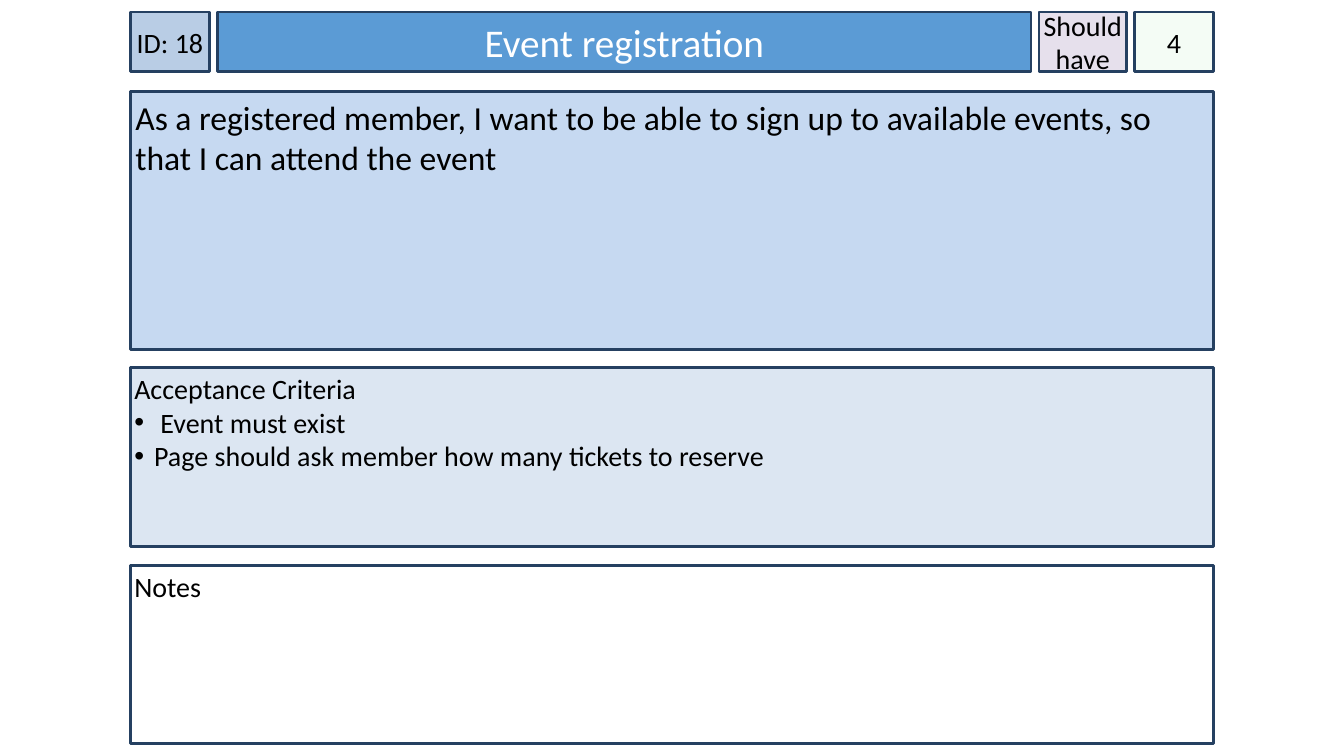
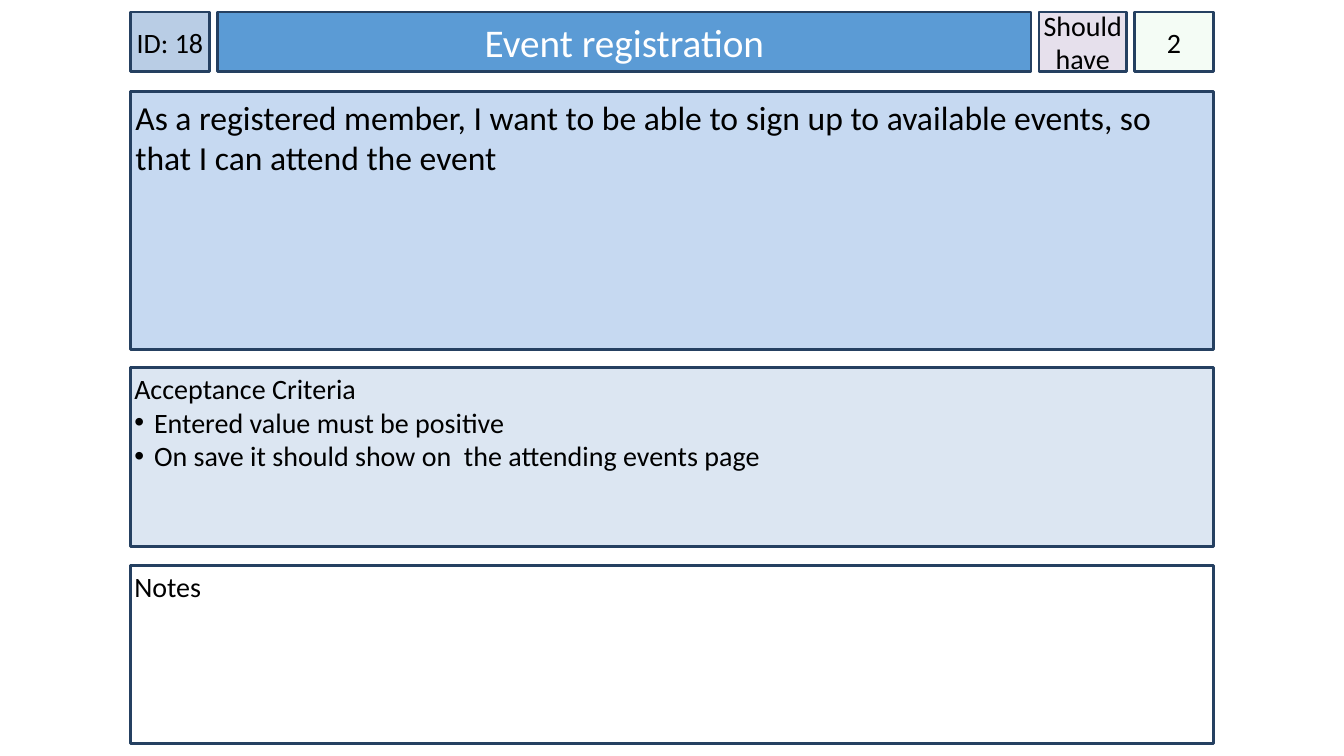
Before and after one commit to gcaba3/IFB299-Group23, a slide deck: slide 8 of New user stories.pptx. Drawn at 1344x756 pixels with LibreOffice and Linux fonts; fonts in the diff are those of the drawing. Boxes give left, top, right and bottom in pixels: in the first picture for what was removed or moved away, otherwise in the second. Text is boxed around its words. In the diff, an @@ line names an element or a change of style, - is before the commit and + after.

```diff
--- a/New user stories.pptx
+++ b/New user stories.pptx
@@ text in rectangle at (x1=1167, y1=35, x2=1181, y2=53): text changed @@
-4
+2
@@ text at (x1=154, y1=413, x2=759, y2=471): text changed @@
-• Event must exist
-• Page should ask member how many tickets to reserve
+• Entered value must be positive
+• On save it should show on the attending events page
```
Also in this commit, not shown: 1 other slide changed, 3 other files.
